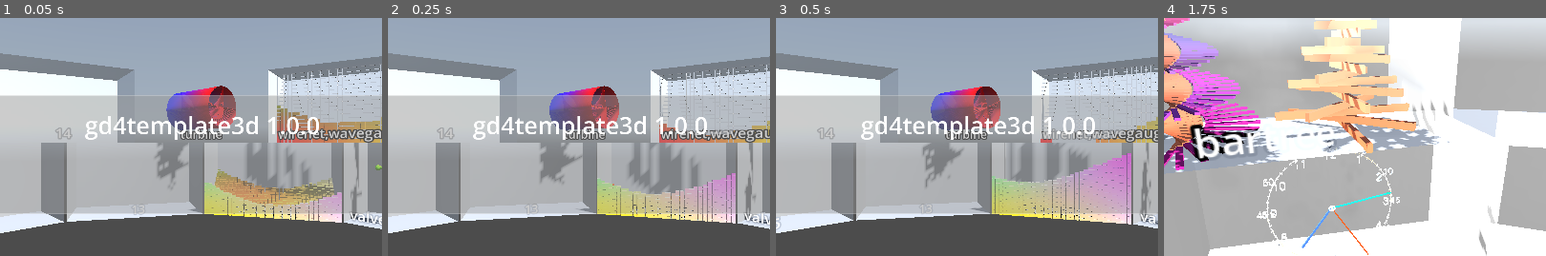
Above: before the commit, frames 1-4 (left to right).
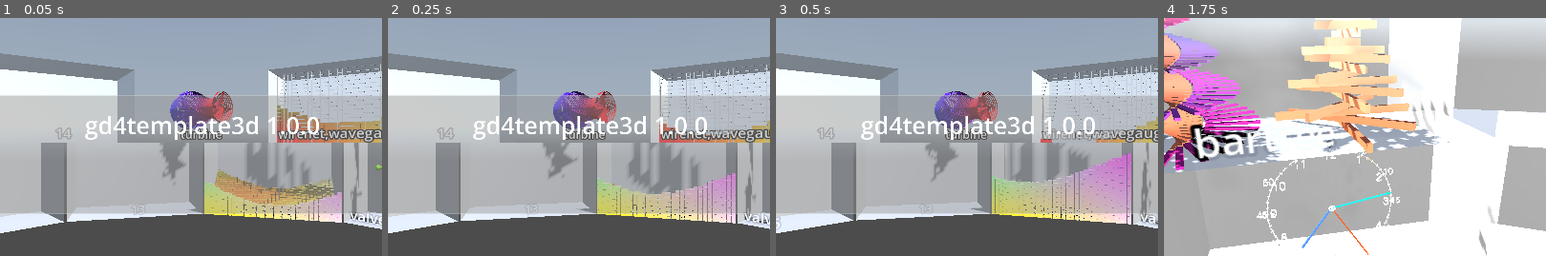
Above: after the commit, the same moments.

Repository: kasworld/gd4template3d
Game: Godot game, scene res://main.tscn
Two runs of this game, one before a commit and one after it. Both use one fixed random seed, a clock stepped at 60 frames per second and the inputs below. A sky picture missing from this copy of the repository is replaced by a grey-blue gradient.
Inputs (mouse positions are % of the whole screen's width and height, from its top left):
- Up to frame 1 (0.05 s): no input
- Up to frame 2 (0.25 s): no input
- Up to frame 3 (0.5 s): no input
- Up to frame 4 (1.75 s): tap Enter at 0.5 s; move the mouse to (72, 45) at 0.52 s; hold Right 0.53-1.28 s; tap Q at 0.6 s; click (72, 45) at 0.67 s; move the mouse to (30, 55) at 1.27 s; hold Down from 1.28 s (still down); tap E at 1.35 s
The pictures show only the part of the screen within x 24-74%, y 24-74%; the shares and areas given below are measured in that part.

The runs differ from the first frame. In frame 1, 1.6% of the frame differs, in the area x 40-62%, y 28-72%; in frame 2, 1.7%, in the area x 39-61%, y 28-70%; in frame 3, 1.6%; in frame 4, nothing differs.

Commit message:
scale radius

Diff:
--- a/multi_mesh_shape/multi_mesh_shape.gd
+++ b/multi_mesh_shape/multi_mesh_shape.gd
@@ -158,12 +158,17 @@
 func set_inst_rotation(i :int, axis :Vector3, rot :float) -> void:
 	var t := multimesh.get_instance_transform(i)
 	t = t.rotated_local(axis, rot)
-	multimesh.set_instance_transform(i,t )
+	multimesh.set_instance_transform(i, t)
+
+func set_inst_scale(i :int, scale_a :Vector3) -> void:
+	var t := multimesh.get_instance_transform(i)
+	t = t.scaled_local(scale_a)
+	multimesh.set_instance_transform(i, t)
 
 func set_inst_position(i :int, pos :Vector3) -> void:
 	var t := multimesh.get_instance_transform(i)
 	t.origin = pos
-	multimesh.set_instance_transform(i,t )
+	multimesh.set_instance_transform(i, t)
 
 func set_inst_color(i, co :Color) -> void:
 	multimesh.set_instance_color(i,co)
@@ -171,4 +176,4 @@
 func set_inst_position_rotation(i :int, pos :Vector3, axis :Vector3, rot :float) -> void:
 	var t := Transform3D(Basis(), pos)
 	t = t.rotated_local(axis, rot)
-	multimesh.set_instance_transform(i,t )
+	multimesh.set_instance_transform(i, t)
--- a/turbine/turbine.gd
+++ b/turbine/turbine.gd
@@ -11,14 +11,18 @@
 	add_child(blades)
 	for i in count:
 		var rate := float(i)/float(count-1)
+		var r_scale := (sin(rate*PI*2)+3)/4
+		var scaled_size := Vector3(r_scale,r_scale,1)
 		var co := co1.lerp(co2, rate)
-		rings_out.set_inst_color(i,co)
-		rings_in.set_inst_color(i,co)
 		var ring_pos := Vector3(0,0,-count*ring_width/2 + i*ring_width)
+		rings_out.set_inst_scale(i, scaled_size)
 		rings_out.set_inst_position(i,ring_pos)
 		rings_out.set_inst_rotation(i, Vector3.RIGHT, PI/2)
+		rings_out.set_inst_color(i,co)
+		rings_in.set_inst_scale(i, scaled_size)
 		rings_in.set_inst_position(i,ring_pos)
 		rings_in.set_inst_rotation(i, Vector3.RIGHT, PI/2)
+		rings_in.set_inst_color(i,co)
 
 		var cell각도 := 2.0*PI / arm_count
 		var base_int := i*arm_count
@@ -27,8 +31,9 @@
 			var rad := cell각도 *j + blade_rot_rad
 			blades.set_inst_rotation(base_int+j, Vector3.BACK, rad)
 			blades.set_inst_rotation(base_int+j, Vector3.LEFT, PI/10)
-			blades.set_inst_position(base_int+j, Vector3(cos(rad) *radius/2,sin(rad) *radius/2, ring_pos.z) )
+			blades.set_inst_position(base_int+j, Vector3(cos(rad) *radius*r_scale/2,sin(rad) *radius*r_scale/2, ring_pos.z) )
 			blades.set_inst_color(base_int+j, co)
+			blades.set_inst_scale(base_int+j, scaled_size)
 	return self
 
 func make_rings(count :int, radius :float, ring_width :float, flip_faces :bool) -> MultiMeshShape:
